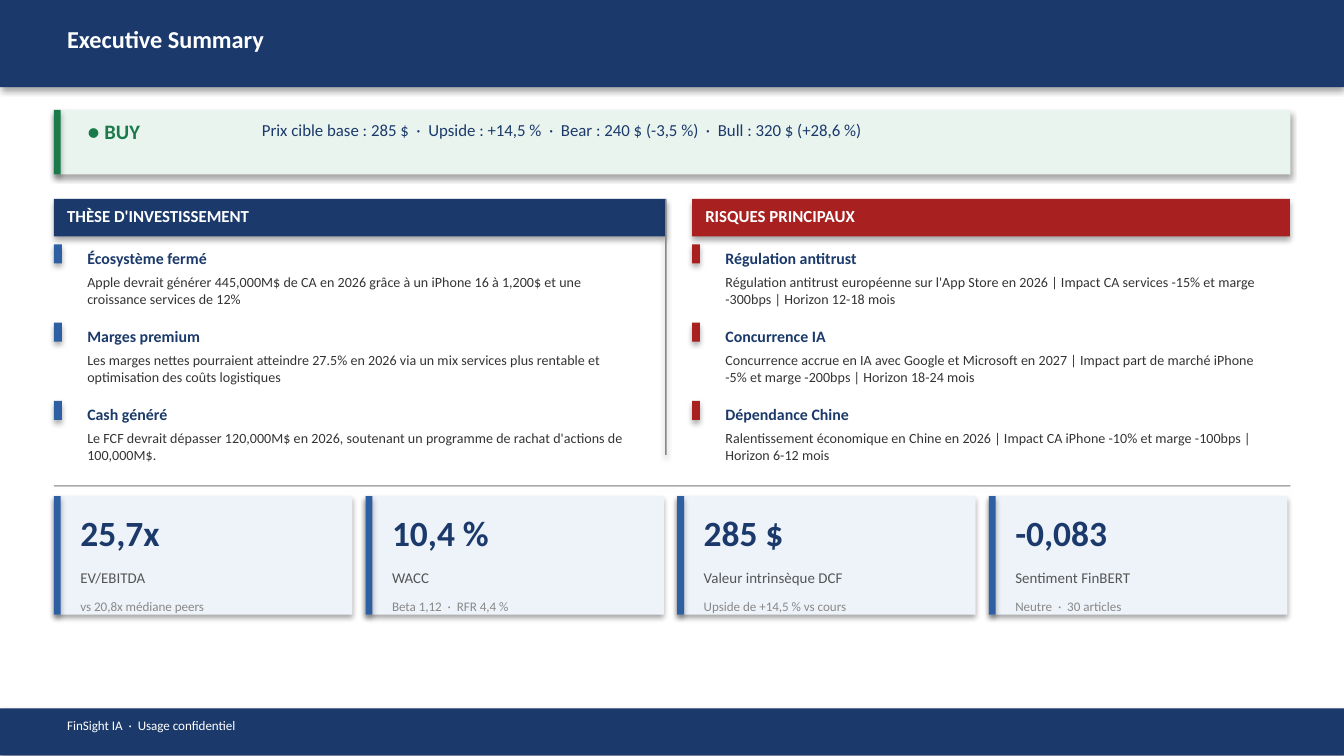
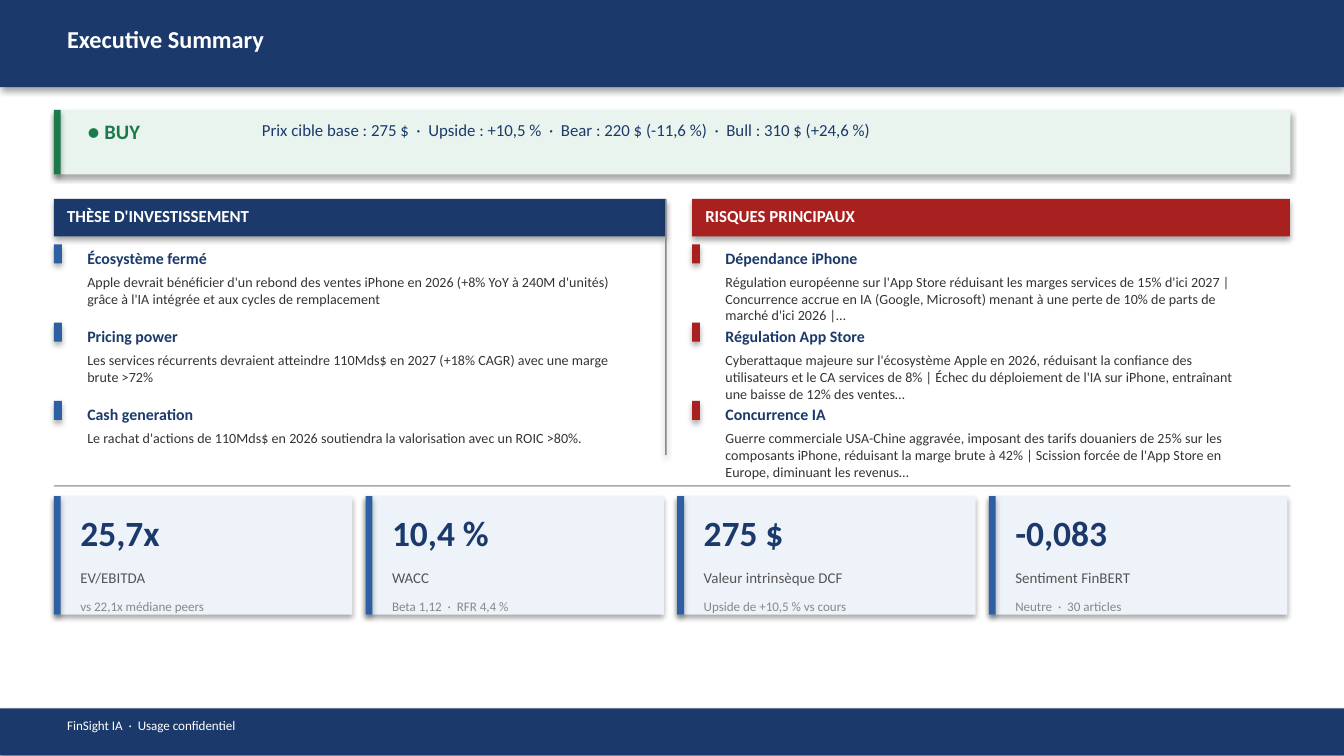
Before and after one commit to baptistejeh07-art/finsight-ia, a slide deck: slide 2 of preview/AAPL/AAPL_pitchbook.pptx. Drawn at 1344x756 pixels with LibreOffice and Linux fonts; fonts in the diff are those of the drawing. Boxes give left, top, right and bottom in pixels: in the first picture for what was removed or moved away, otherwise in the second. Text is boxed around its words. In the diff, an @@ line names an element or a change of style, - is before the commit and + after.

```diff
--- a/preview/AAPL/AAPL_pitchbook.pptx
+++ b/preview/AAPL/AAPL_pitchbook.pptx
@@ text at [262, 124, 849, 139]: text changed @@
-Prix cible base : 285 $ · Upside : +14,5 % · Bear : 240 $ (-3,5 %) · Bull : 320 $ (+28,6 %)
+Prix cible base : 275 $ · Upside : +10,5 % · Bear : 220 $ (-11,6 %) · Bull : 310 $ (+24,6 %)
@@ text at [725, 253, 858, 267]: text changed @@
-Régulation antitrust
+Dépendance iPhone
@@ text at [87, 277, 609, 307]: text changed @@
-Apple devrait générer 445,000M$ de CA en 2026 grâce à un iPhone 16 à 1,200$ et une croissance services de 12%
+Apple devrait bénéficier d'un rebond des ventes iPhone en 2026 (+8% YoY à 240M d'unités) grâce à l'IA intégrée et aux cycles de remplacement
@@ text at [725, 277, 1220, 320]: text changed @@
-Régulation antitrust européenne sur l'App Store en 2026 | Impact CA services -15% et marge -300bps | Horizon 12-18 mois
+Régulation européenne sur l'App Store réduisant les marges services de 15% d'ici 2027 | Concurrence accrue en IA (Google, Microsoft) menant à une perte de 10% de parts de marché d'ici 2026 |…
@@ text at [87, 331, 177, 345]: text changed @@
-Marges premium
+Pricing power
@@ text at [87, 355, 608, 382]: text changed @@
-Les marges nettes pourraient atteindre 27.5% en 2026 via un mix services plus rentable et optimisation des coûts logistiques
+Les services récurrents devraient atteindre 110Mds$ en 2027 (+18% CAGR) avec une marge brute >72%
@@ text at [725, 355, 1232, 399]: text changed @@
-Concurrence accrue en IA avec Google et Microsoft en 2027 | Impact part de marché iPhone -5% et marge -200bps | Horizon 18-24 mois
+Cyberattaque majeure sur l'écosystème Apple en 2026, réduisant la confiance des utilisateurs et le CA services de 8% | Échec du déploiement de l'IA sur iPhone, entraînant une baisse de 12% des ventes…
@@ text added at [725, 331, 865, 345], 8.5 pt, text #1B3A6B, bold @@
+Régulation App Store
@@ text at [87, 409, 193, 423]: text changed @@
-Cash généré
+Cash generation
@@ text "Concurrence IA": place and size @@
-text "Concurrence IA" at [725, 331, 826, 342]
+text "Concurrence IA" at [725, 409, 826, 420]
@@ text removed at [725, 409, 849, 423] @@
-Dépendance Chine
@@ text at [87, 433, 582, 445]: text changed @@
-Le FCF devrait dépasser 120,000M$ en 2026, soutenant un programme de rachat d'actions de 100,000M$.
+Le rachat d'actions de 110Mds$ en 2026 soutiendra la valorisation avec un ROIC >80%.
@@ text at [725, 433, 1222, 480]: text changed @@
-Ralentissement économique en Chine en 2026 | Impact CA iPhone -10% et marge -100bps | Horizon 6-12 mois
+Guerre commerciale USA-Chine aggravée, imposant des tarifs douaniers de 25% sur les composants iPhone, réduisant la marge brute à 42% | Scission forcée de l'App Store en Europe, diminuant les revenus…
@@ text at [704, 522, 758, 547]: text changed @@
-285 $
+275 $
@@ text at [80, 602, 204, 613]: text changed @@
-vs 20,8x médiane peers
+vs 22,1x médiane peers
@@ text at [704, 602, 846, 613]: text changed @@
-Upside de +14,5 % vs cours
+Upside de +10,5 % vs cours
```
Also in this commit, not shown: 14 other slides changed, 4 other files.
